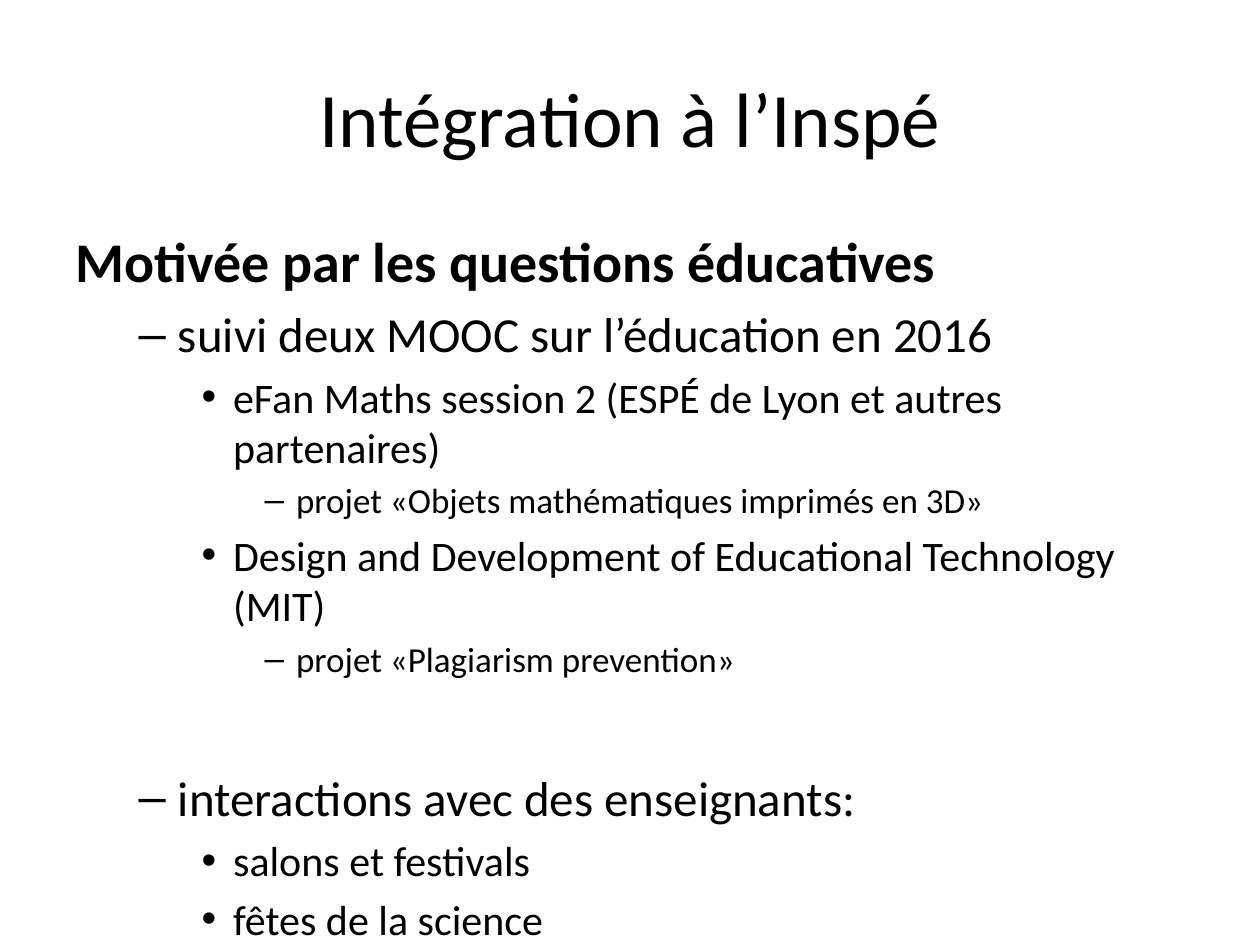
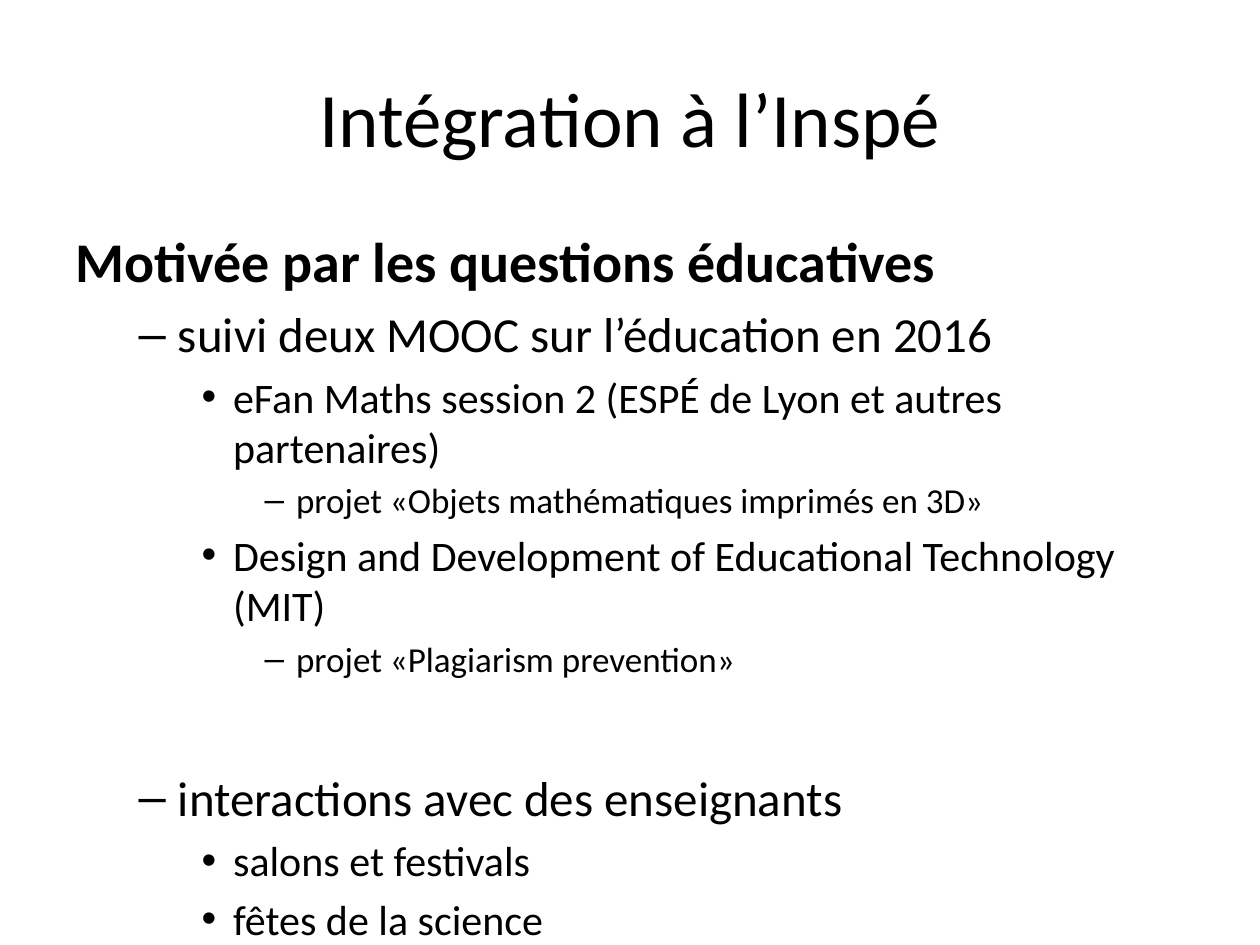
Before and after one commit to albamath/Marseille, a slide deck: slide 11 of 2020-06-01.pptx. Drawn at 1260x945 pixels with LibreOffice and Linux fonts; fonts in the diff are those of the drawing. Boxes give left, top, right and bottom in pixels: in the first picture for what was removed or moved away, otherwise in the second. Text is boxed around its words. In the diff, an @@ line names an element or a change of style, - is before the commit and + after.

```diff
--- a/2020-06-01.pptx
+++ b/2020-06-01.pptx
@@ text at (178,782,842,825): text changed @@
-  – interactions avec des enseignants:
+  – interactions avec des enseignants
```
Also in this commit, not shown: 13 other slides changed, 5 other files.
